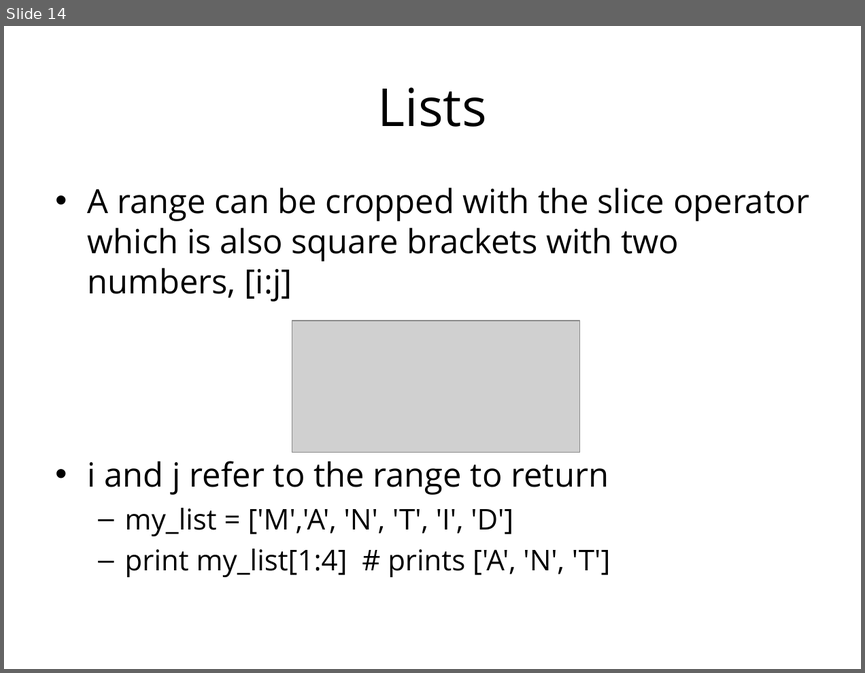
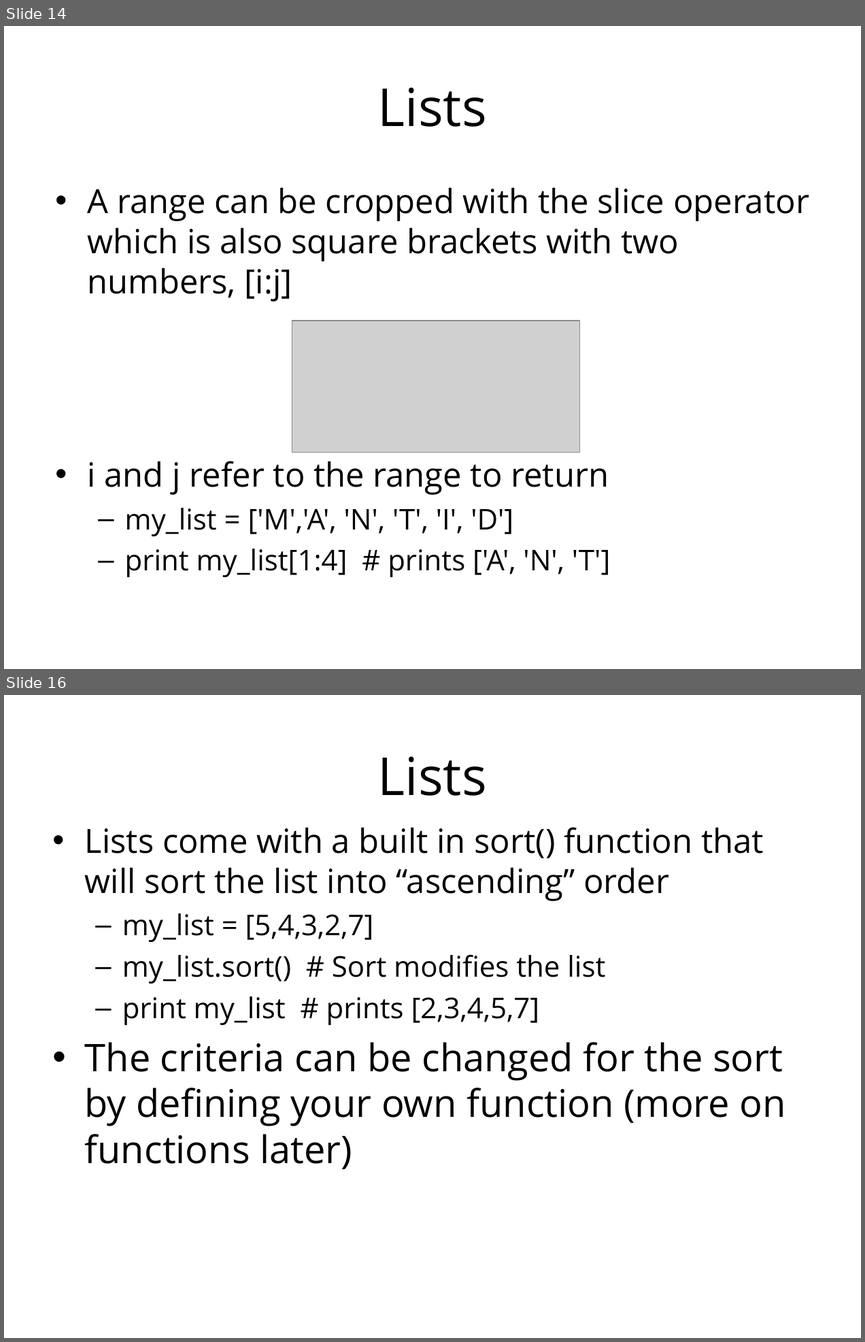
Before and after one commit to mantidproject/documents, a slide deck: Presentations/Introduction to Python/Introduction to Python.ppt. Shown one above the other, each under a label of ours: slide 14 before the commit, slides 14 and 16 after it; the slides between them are not shown. The pictures are 865x673 and 865x1342 pixels, drawn with LibreOffice and Linux fonts; fonts in the diff are those of the drawing; grey boxes stand for pictures; background and template pictures are left out. Boxes give left, top, right and bottom in pixels: in the first picture for what was removed or moved away, otherwise in the second. Text is boxed around its words. In the diff, an @@ line names an element or a change of style, - is before the commit and + after.

```diff
--- a/Presentations/Introduction to Python/Introduction to Python.ppt
+++ b/Presentations/Introduction to Python/Introduction to Python.ppt
@@ slide 16 added at box(4, 695, 861, 1338), background #FFFFFF @@
@@ title added at box(378, 756, 487, 796), 44 pt, text #000000 @@
+Lists
@@ text added at box(85, 827, 786, 1169), 24 pt, text #000000 @@
+• Lists come with a built in sort() function that will sort the list into “ascending” order
+  – my_list = [5,4,3,2,7]
+  – my_list.sort() # Sort modifies the list
+  – print my_list # prints [2,3,4,5,7]
+• The criteria can be changed for the sort by defining your own function (more on functions later)
```
Also in this commit, not shown: 1 slide changed, 54 other slides added.
